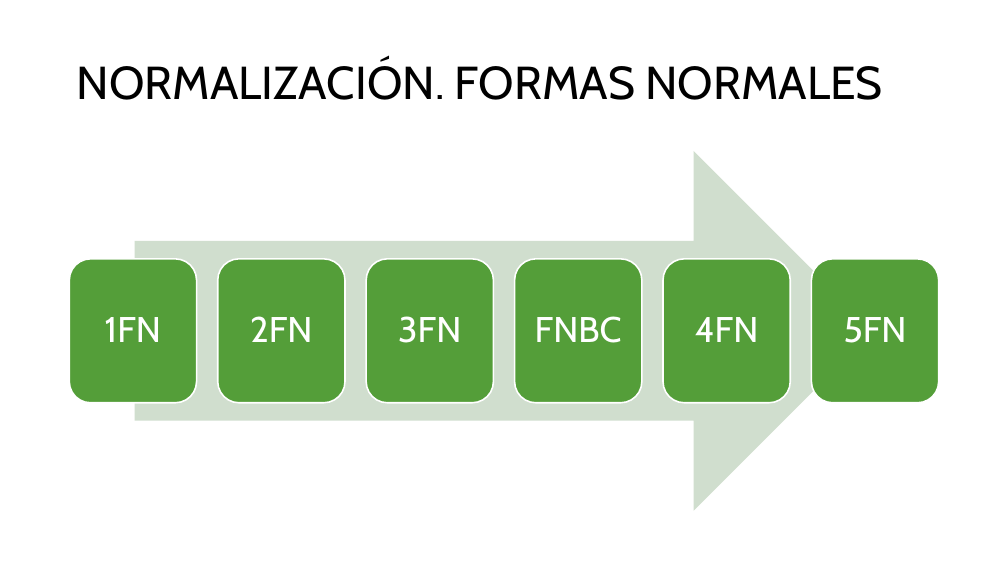
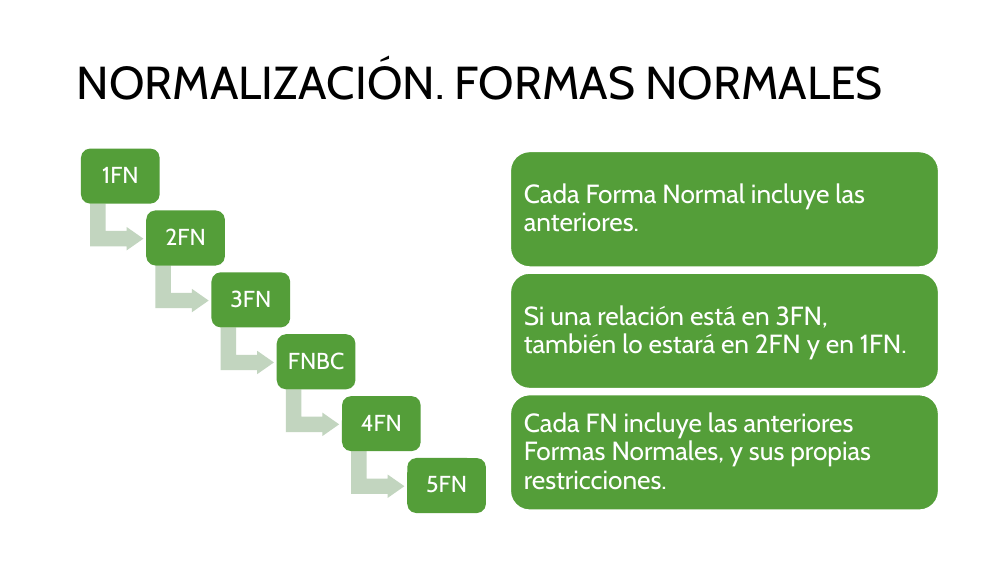
Before and after one commit to NuriaCelis/GBD2627, a slide deck: slide 7 of Tema2/NORMALIZACIÓN.pptx (slide 2 before the commit). Drawn at 1008x567 pixels with LibreOffice and Linux fonts; fonts in the diff are those of the drawing. Boxes give left, top, right and bottom in pixels: in the first picture for what was removed or moved away, otherwise in the second. Text is boxed around its words. In the diff, an @@ line names an element or a change of style, - is before the commit and + after.

```diff
--- a/Tema2/NORMALIZACIÓN.pptx
+++ b/Tema2/NORMALIZACIÓN.pptx
@@ text "1FN": place and size @@
-text "1FN" at (105,317,161,342)
+text "1FN" at (102,167,138,183)
@@ text "2FN": place and size @@
-text "2FN" at (250,316,312,342)
+text "2FN" at (165,228,205,245)
@@ group removed at (70,151,938,511): 5 rounded rectangles, 1 right arrow @@
@@ text "3FN": place and size @@
-text "3FN" at (398,316,461,343)
+text "3FN" at (230,290,271,308)
@@ rounded rectangle: place and size @@
-rounded rectangle at (663,259,790,402)
+rounded rectangle at (510,273,939,389)
@@ text "FNBC": place and size @@
-text "FNBC" at (535,316,622,343)
+text "FNBC" at (288,352,344,370)
@@ text "4FN": place and size @@
-text "4FN" at (695,317,759,342)
+text "4FN" at (361,415,402,431)
@@ group added at (510,151,939,510): 3 texts, 2 rounded rectangles @@
+Cada Forma Normal incluye las anteriores.
+Si una relación está en 3FN, también lo estará en 2FN y en 1FN.
+Cada FN incluye las anteriores Formas Normales, y sus propias restricciones.
@@ group added at (81,148,486,513): 6 rounded rectangles, 5 bent up arrows @@
@@ size 34 to 22 pt; less space between paragraphs in 6 elements at (230,290,271,308), (102,167,138,183), (165,228,205,245), (288,352,344,370), (361,415,402,431), (426,476,467,493) @@
@@ text "5FN": place and size @@
-text "5FN" at (844,317,907,343)
+text "5FN" at (426,476,467,493)
```
Also in this commit, not shown: 5 slides added, 3 other files.
